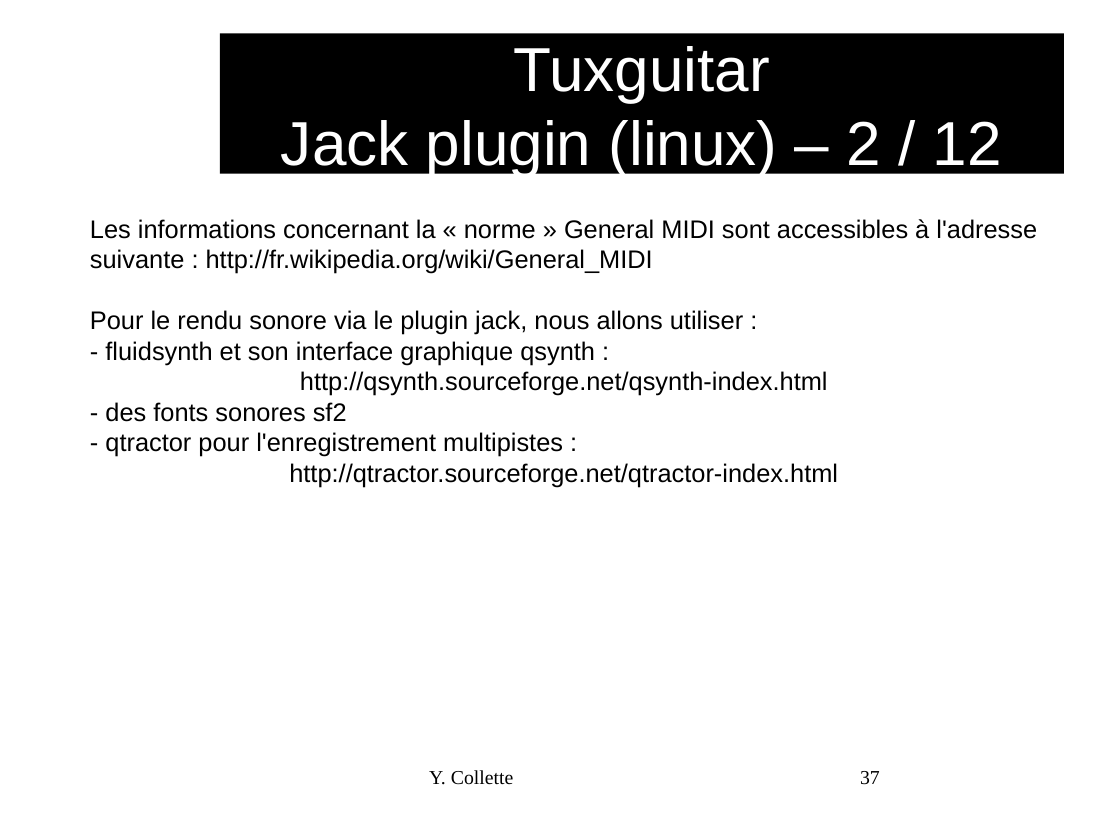
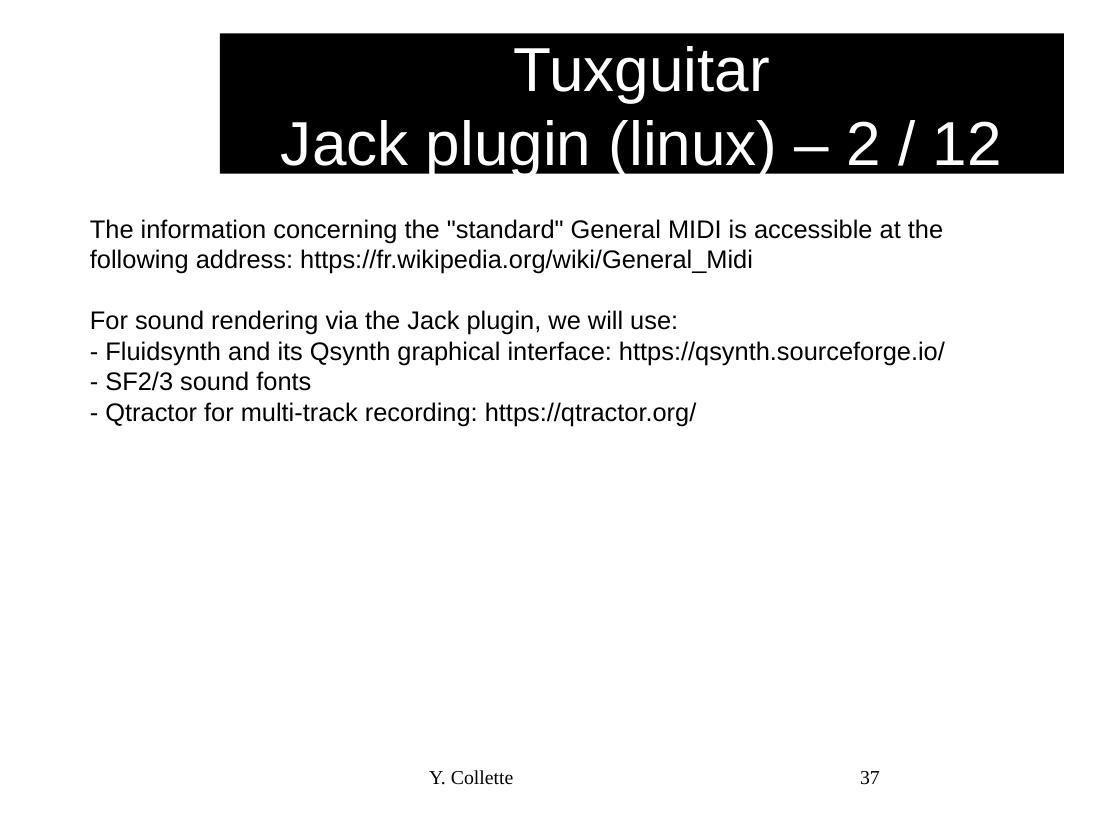
Before and after one commit to audinux/audinux.github.io, a slide deck: slide 37 of workshop/audio/TuxGuitar.odp. Drawn at 1120x840 pixels with LibreOffice and Linux fonts; fonts in the diff are those of the drawing; background and template pictures are left out. Boxes give left, top, right and bottom in pixels: in the first picture for what was removed or moved away, otherwise in the second. Text is boxed around its words. In the diff, an @@ line names an element or a change of style, - is before the commit and + after.

```diff
--- a/workshop/audio/TuxGuitar.odp
+++ b/workshop/audio/TuxGuitar.odp
@@ text at [90, 219, 945, 426]: text changed @@
-Les informations concernant la « norme » General MIDI sont accessibles à l'adresse suivante : http://fr.wikipedia.org/wiki/General_MIDI
-Pour le rendu sonore via le plugin jack, nous allons utiliser :
-- fluidsynth et son interface graphique qsynth :
-http://qsynth.sourceforge.net/qsynth-index.html
-- des fonts sonores sf2
-- qtractor pour l'enregistrement multipistes :
-http://qtractor.sourceforge.net/qtractor-index.html
+The information concerning the "standard" General MIDI is accessible at the following address: https://fr.wikipedia.org/wiki/General_Midi
+For sound rendering via the Jack plugin, we will use:
+- Fluidsynth and its Qsynth graphical interface: https://qsynth.sourceforge.io/
+- SF2/3 sound fonts
+- Qtractor for multi-track recording: https://qtractor.org/
```
Also in this commit, not shown: 34 other slides changed, 17 slides added, 17 slides removed, 3 other files.
